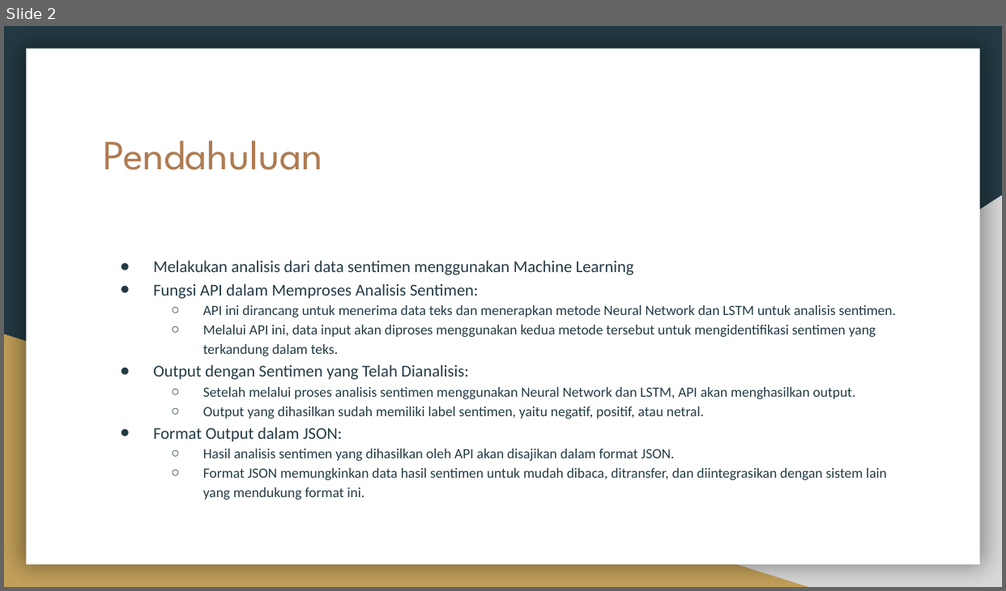
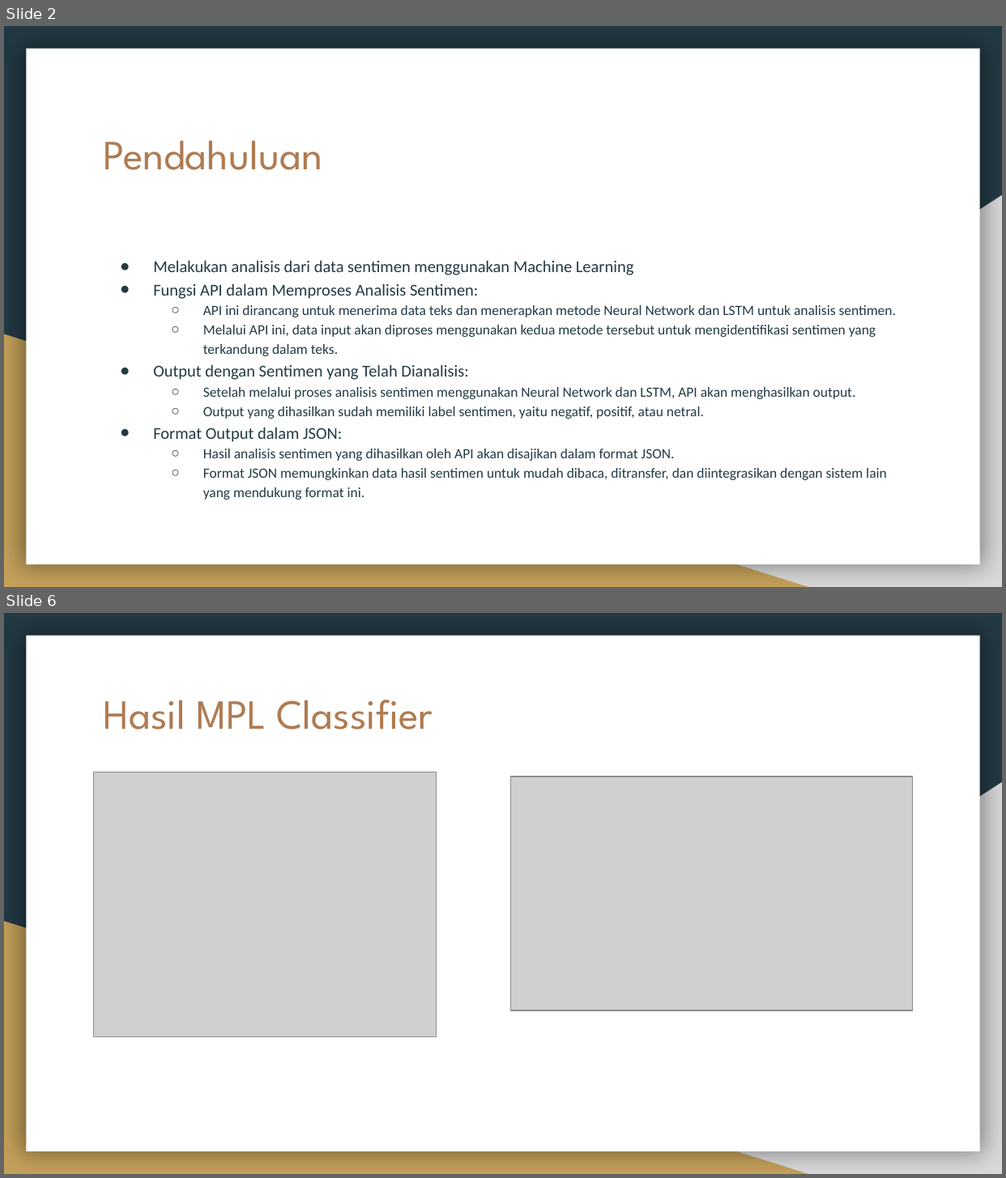
Before and after one commit to raihaneka50908/F_DSC2200908_08_Raihan_hate-speech_Platinum, a slide deck: Challenge Platinum_ Membuat API untuk Analisis Sentimen dan Laporan Analisis Data berdasarkan Sentimen.pptx. Shown one above the other, each under a label of ours: slide 2 before the commit, slides 2 and 6 after it; the slides between them are not shown. The pictures are 1006x591 and 1006x1178 pixels, drawn with LibreOffice and Linux fonts; fonts in the diff are those of the drawing; grey boxes stand for pictures. Boxes give left, top, right and bottom in pixels: in the first picture for what was removed or moved away, otherwise in the second. Text is boxed around its words. In the diff, an @@ line names an element or a change of style, - is before the commit and + after.

Commit message:
Update Challenge Platinum_ Membuat API untuk Analisis Sentimen dan Laporan Analisis Data berdasarkan Sentimen.pptx
Tambahan Hasil

```diff
--- a/Challenge Platinum_ Membuat API untuk Analisis Sentimen dan Laporan Analisis Data berdasarkan Sentimen.pptx
+++ b/Challenge Platinum_ Membuat API untuk Analisis Sentimen dan Laporan Analisis Data berdasarkan Sentimen.pptx
@@ slide 6 added at (x1=4, y1=613, x2=1002, y2=1174), background #233A44; not listed: 3 template elements that a slide beside it also shows @@
@@ title added at (x1=104, y1=700, x2=433, y2=730), 30 pt, text #AF7B51 @@
+Hasil MPL Classifier
@@ picture added at (x1=94, y1=772, x2=437, y2=1037) @@
@@ picture added at (x1=511, y1=777, x2=913, y2=1012) @@
```
Also in this commit, not shown: 5 other slides added.
